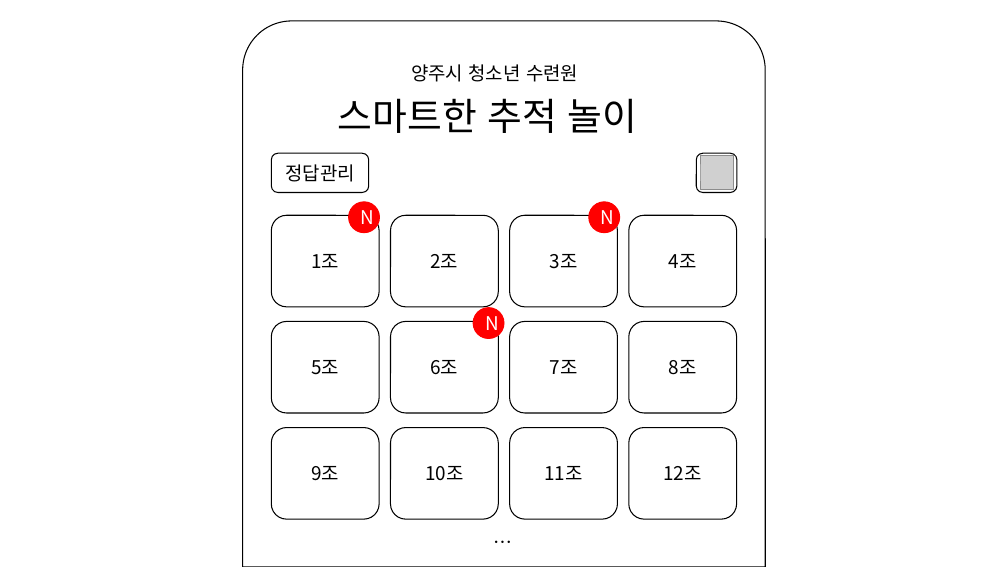
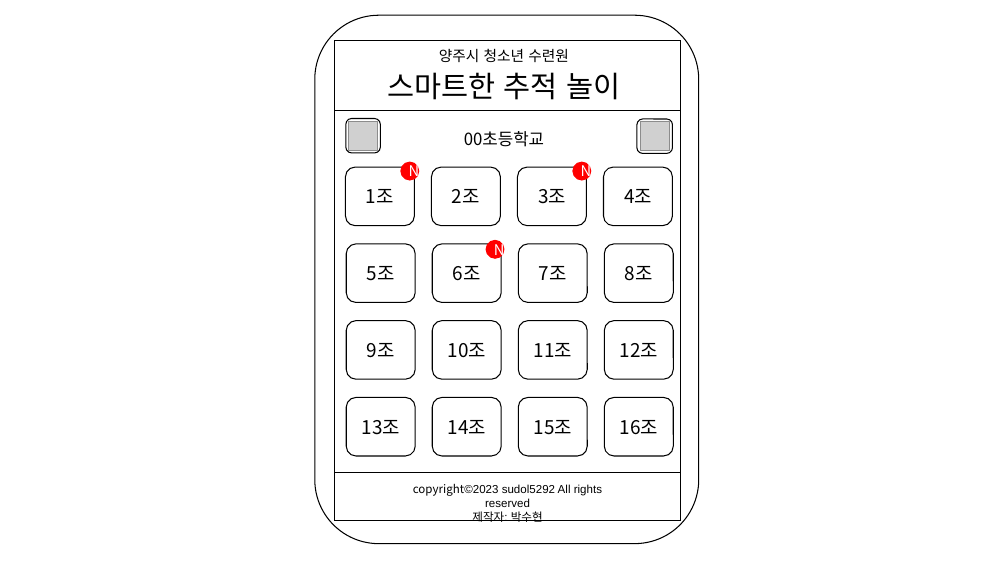
Before and after one commit to hyun5292/React, a slide deck: slide 7 of smart-tracking-game/smart-tracking-game-client/public/assets/스마트한_추적놀이_기획.pptx (slide 2 before the commit). Drawn at 1008x567 pixels with LibreOffice and Linux fonts; fonts in the diff are those of the drawing; grey boxes stand for pictures. Boxes give left, top, right and bottom in pixels: in the first picture for what was removed or moved away, otherwise in the second. Text is boxed around its words. In the diff, an @@ line names an element or a change of style, - is before the commit and + after.

```diff
--- a/smart-tracking-game/smart-tracking-game-client/public/assets/스마트한_추적놀이_기획.pptx
+++ b/smart-tracking-game/smart-tracking-game-client/public/assets/스마트한_추적놀이_기획.pptx
@@ round same rect removed at (243, 21, 765, 567) @@
@@ rounded rectangle added at (315, 15, 699, 544), fill #FFFFFF, outline #000000 1 pt @@
@@ rectangle added at (335, 40, 681, 110), fill #FFFFFF, outline #000000 1 pt @@
@@ text "양주시 청소년 수련원": place and size @@
-text "양주시 청소년 수련원" at (411, 64, 578, 82)
+text "양주시 청소년 수련원" at (439, 48, 569, 62)
@@ text "양주시 청소년 수련원" at (439, 48, 569, 62): size 18 to 14 pt; alignment left to centre @@
@@ text "스마트한 추적 놀이": place and size @@
-text "스마트한 추적 놀이" at (338, 98, 638, 133)
+text "스마트한 추적 놀이" at (388, 72, 620, 100)
@@ text "스마트한 추적 놀이" at (388, 72, 620, 100): size 36 to 28 pt; alignment left to centre @@
@@ rounded rectangle: place and size @@
-rounded rectangle at (696, 154, 737, 193)
+rounded rectangle at (637, 119, 672, 154)
@@ group added at (335, 110, 681, 473): 5 rounded rectangles, 1 rectangle, 1 text, 1 picture @@
+13조
+16조
+15조
+14조
+00초등학교
@@ picture: place and size @@
-picture at (700, 156, 733, 190)
+picture at (640, 121, 669, 150)
@@ rounded rectangle removed at (271, 154, 369, 193) @@
-정답관리
@@ rounded rectangle "1조": place and size @@
-rounded rectangle "1조" at (271, 216, 380, 307)
+rounded rectangle "1조" at (346, 167, 414, 226)
@@ ellipse "N": place and size @@
-ellipse "N" at (349, 202, 380, 233)
+ellipse "N" at (401, 162, 419, 180)
@@ rounded rectangle "2조": place and size @@
-rounded rectangle "2조" at (391, 216, 499, 307)
+rounded rectangle "2조" at (432, 167, 501, 226)
@@ rounded rectangle "3조": place and size @@
-rounded rectangle "3조" at (510, 216, 618, 307)
+rounded rectangle "3조" at (517, 167, 586, 226)
@@ ellipse "N": place and size @@
-ellipse "N" at (589, 202, 620, 233)
+ellipse "N" at (573, 162, 591, 180)
@@ rounded rectangle "4조": place and size @@
-rounded rectangle "4조" at (629, 216, 737, 307)
+rounded rectangle "4조" at (603, 167, 672, 226)
@@ rounded rectangle "5조": place and size @@
-rounded rectangle "5조" at (271, 321, 380, 413)
+rounded rectangle "5조" at (346, 244, 415, 303)
@@ rounded rectangle "6조": place and size @@
-rounded rectangle "6조" at (391, 321, 499, 413)
+rounded rectangle "6조" at (433, 244, 501, 303)
@@ size 18 to 14 pt in 3 elements at (573, 162, 591, 180), (401, 162, 419, 180), (486, 240, 504, 259) @@
@@ ellipse "N": place and size @@
-ellipse "N" at (473, 308, 504, 339)
+ellipse "N" at (486, 240, 504, 259)
@@ rounded rectangle "7조": place and size @@
-rounded rectangle "7조" at (510, 321, 618, 413)
+rounded rectangle "7조" at (519, 244, 588, 303)
@@ rounded rectangle "8조": place and size @@
-rounded rectangle "8조" at (629, 321, 737, 413)
+rounded rectangle "8조" at (604, 244, 673, 303)
@@ rounded rectangle "9조": place and size @@
-rounded rectangle "9조" at (271, 428, 380, 520)
+rounded rectangle "9조" at (346, 321, 415, 380)
@@ rounded rectangle "10조": place and size @@
-rounded rectangle "10조" at (391, 428, 499, 520)
+rounded rectangle "10조" at (433, 321, 501, 380)
@@ rounded rectangle "11조": place and size @@
-rounded rectangle "11조" at (510, 428, 618, 520)
+rounded rectangle "11조" at (519, 321, 588, 380)
@@ rounded rectangle "12조": place and size @@
-rounded rectangle "12조" at (629, 428, 737, 520)
+rounded rectangle "12조" at (604, 321, 673, 380)
@@ rectangle added at (335, 473, 681, 521), fill #FFFFFF, outline #000000 1 pt @@
@@ text added at (413, 483, 602, 522), 11 pt, text #000000 @@
+copyright©2023 sudol5292 All rights reserved
+제작자: 박수현
@@ text removed at (486, 528, 516, 558) @@
-…
```
Also in this commit, not shown: 3 other slides changed, 5 slides added, 2 other files.
